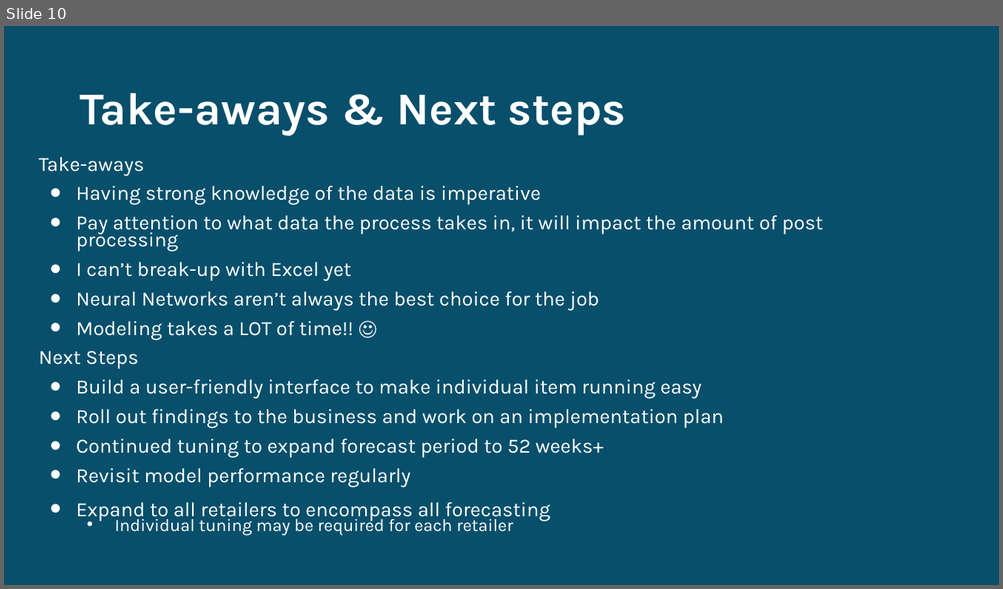
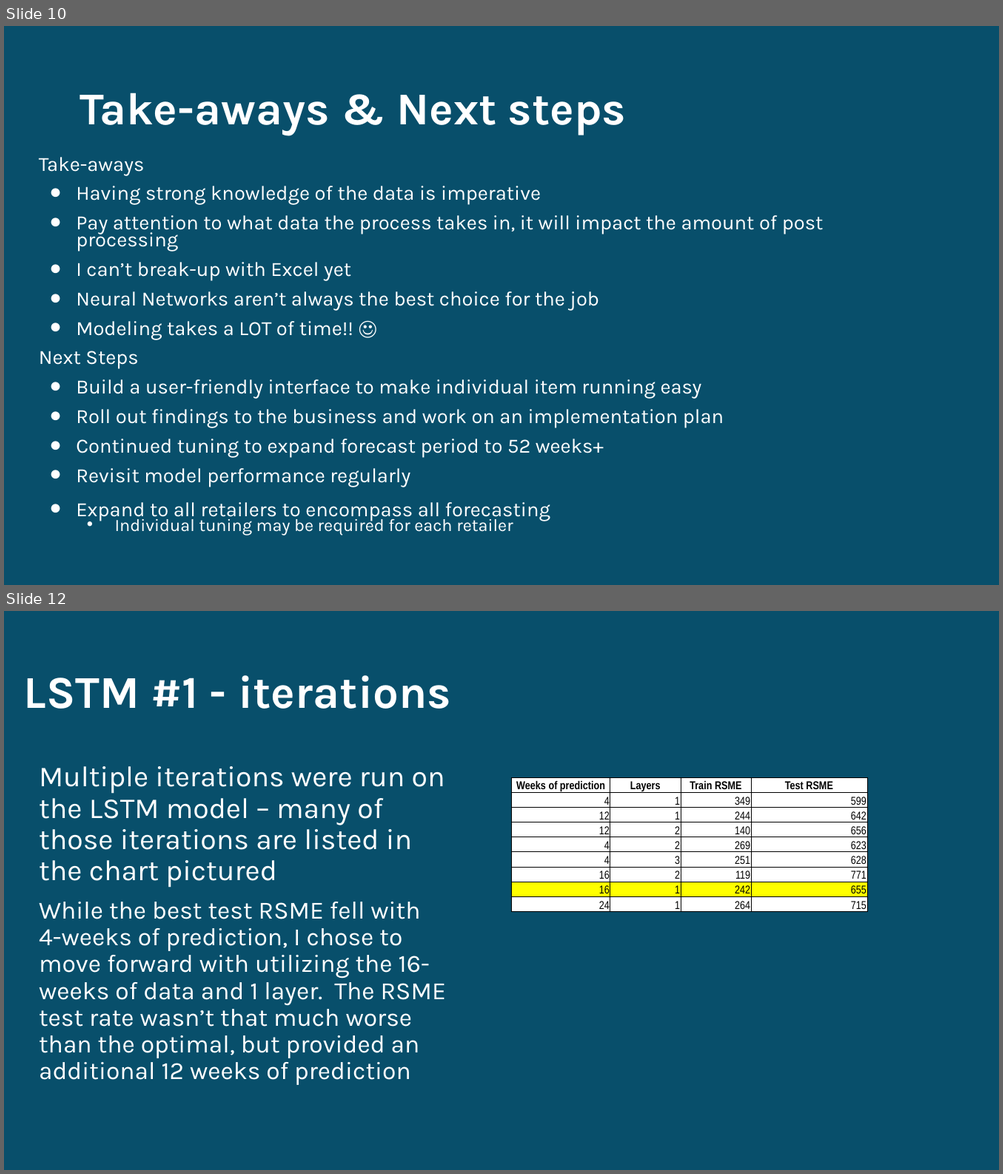
Before and after one commit to jstipe1/AI_Project_3, a slide deck: Forecasting_presentation.pptx. Shown one above the other, each under a label of ours: slide 10 before the commit, slides 10 and 12 after it; the slides between them are not shown. The pictures are 1003x589 and 1003x1174 pixels, drawn with LibreOffice and Linux fonts; fonts in the diff are those of the drawing. Boxes give left, top, right and bottom in pixels: in the first picture for what was removed or moved away, otherwise in the second. Text is boxed around its words. In the diff, an @@ line names an element or a change of style, - is before the commit and + after.

Commit message:
added some iteration info to an appendix on the presentation

```diff
--- a/Forecasting_presentation.pptx
+++ b/Forecasting_presentation.pptx
@@ slide 12 added at bbox=[4, 611, 999, 1170], background #084F6A @@
@@ title added at bbox=[24, 675, 451, 709], 44 pt, text #FFFFFF, bold @@
+LSTM #1 - iterations
@@ text added at bbox=[39, 766, 446, 1085], 24 pt, text #FFFFFF @@
+Multiple iterations were run on the LSTM model – many of those iterations are listed in the chart pictured
+While the best test RSME fell with 4-weeks of prediction, I chose to move forward with utilizing the 16-weeks of data and 1 layer. The RSME test rate wasn’t that much worse than the optimal, but provided an additional 12 weeks of prediction
@@ table added at bbox=[512, 777, 867, 912], 9 rows, 4 columns @@
+Weeks of prediction | Layers | Train RSME | Test RSME
+4 | 1 | 349 | 599
+12 | 1 | 244 | 642
+12 | 2 | 140 | 656
+4 | 2 | 269 | 623
+4 | 3 | 251 | 628
+16 | 2 | 119 | 771
+16 | 1 | 242 | 655
+24 | 1 | 264 | 715
```
Also in this commit, not shown: 2 other slides added, 2 other files.
